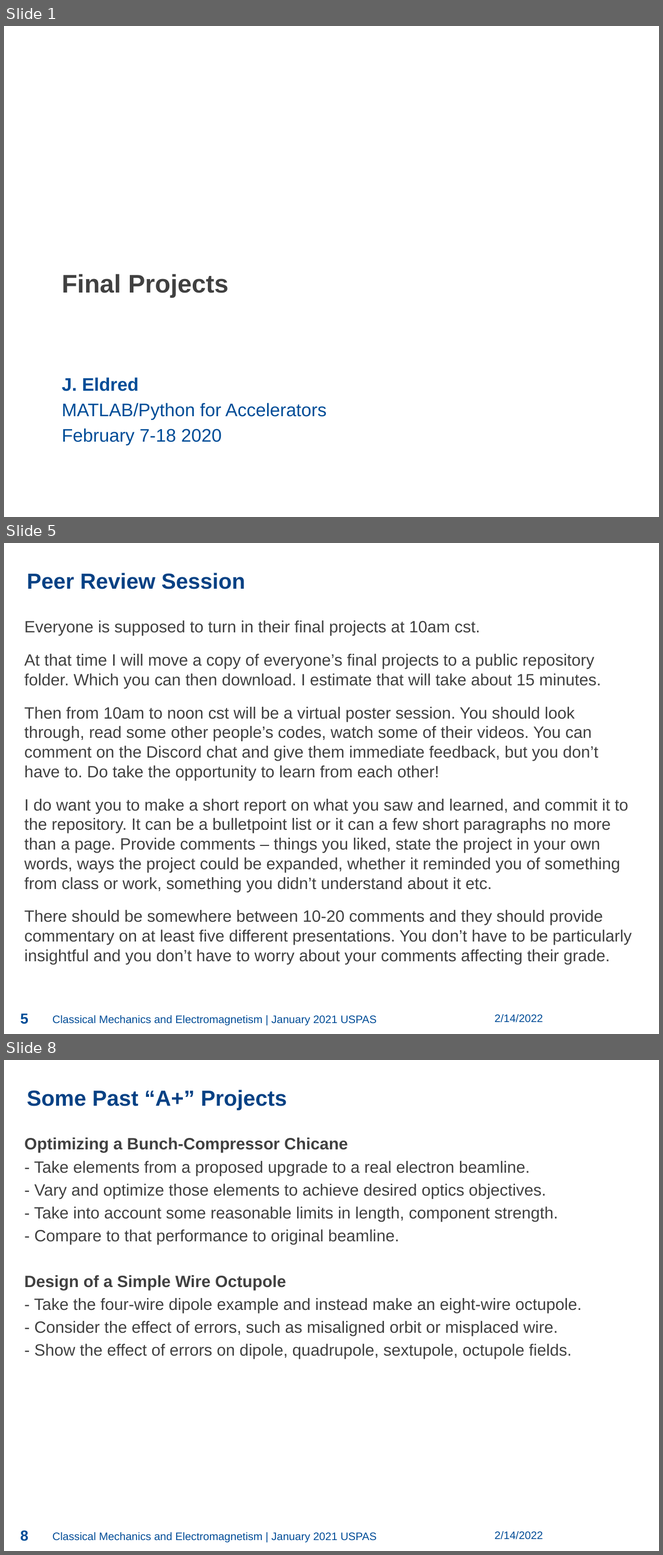
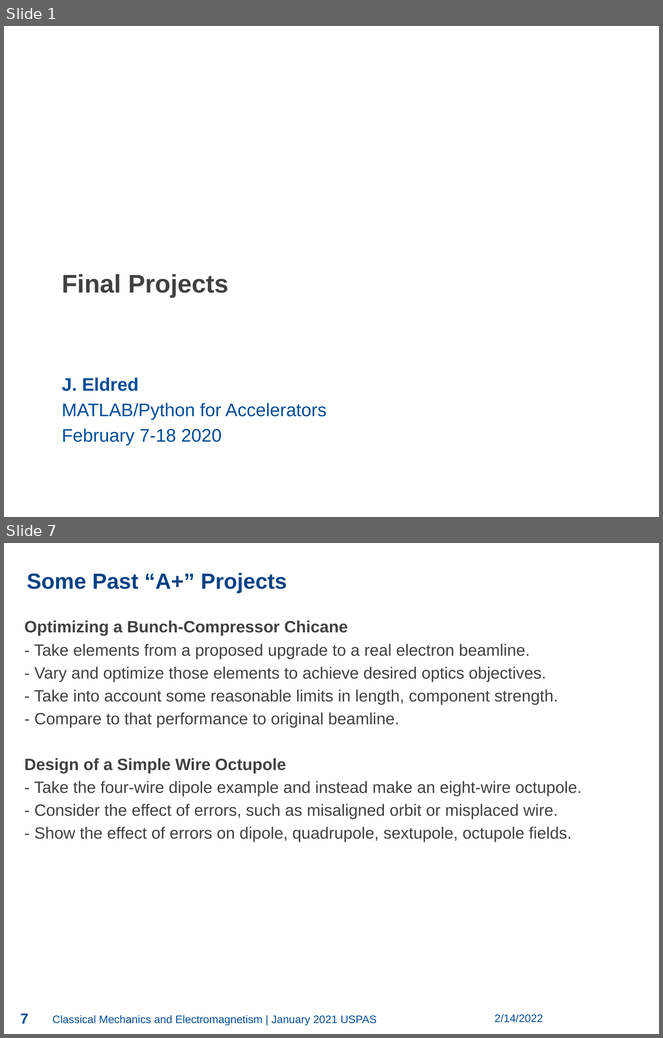
Before and after one commit to jseldred/USPAS_Python_2022, a slide deck: lectures/About_Final_Projects.pptx. Shown one above the other, each under a label of ours: slides 1, 5 and 8 before the commit, slides 1 and 7 after it; the slides between them are not shown. The pictures are 663x1555 and 663x1038 pixels, drawn with LibreOffice and Linux fonts; fonts in the diff are those of the drawing; background and template pictures are left out. Boxes give left, top, right and bottom in pixels: in the first picture for what was removed or moved away, otherwise in the second. Text is boxed around its words. In the diff, an @@ line names an element or a change of style, - is before the commit and + after.

Commit message:
Projects will be live

```diff
--- a/lectures/About_Final_Projects.pptx
+++ b/lectures/About_Final_Projects.pptx
@@ slide 5 removed at bbox=[4, 543, 659, 1034], background picture (left out) @@
@@ page number removed at bbox=[550, 544, 624, 567] @@
-5
@@ text removed at bbox=[27, 573, 245, 589] @@
-Peer Review Session
@@ text removed at bbox=[24, 620, 632, 965] @@
-Everyone is supposed to turn in their final projects at 10am cst.
-At that time I will move a copy of everyone’s final projects to a public repository folder. Which you can then download. I estimate that will take about 15 minutes.
-Then from 10am to noon cst will be a virtual poster session. You should look through, read some other people’s codes, watch some of their videos. You can comment on the Discord chat and give them immediate feedback, but you don’t have to. Do take the opportunity to learn from each other!
-I do want you to make a short report on what you saw and learned, and commit it to the repository. It can be a bulletpoint list or it can a few short paragraphs no more than a page. Provide comments – things you liked, state the project in your own words, ways the project could be expanded, whether it reminded you of something from class or work, something you didn’t understand about it etc.
-There should be somewhere between 10-20 comments and they should provide commentary on at least five different presentations. You don’t have to be particularly insightful and you don’t have to worry about your comments affecting their grade.
@@ page number removed at bbox=[20, 1014, 28, 1025] @@
-5
@@ text removed at bbox=[52, 1015, 377, 1026] @@
-Classical Mechanics and Electromagnetism | January 2021 USPAS
@@ text removed at bbox=[495, 1014, 543, 1023] @@
-2/14/2022
@@ what was slide 8 is now slide 7 @@
@@ page number at bbox=[20, 1014, 28, 1024]: text changed @@
-8
+7
```
Also in this commit, not shown: 4 slides changed.
